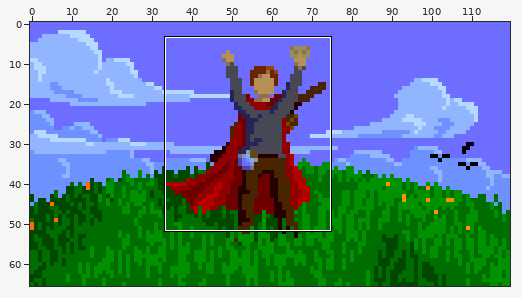
File history of a sprite sheet, assets/win_screen.png. Above: a wide view before the commit, with the close-up outlined.
Close-up. Before the edit:
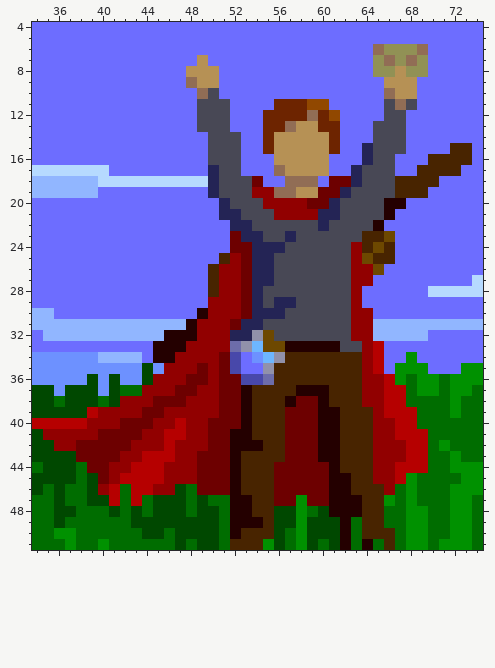
The file is 120x66 pixels. Shown: x 34..74, y 4..51.
New version:
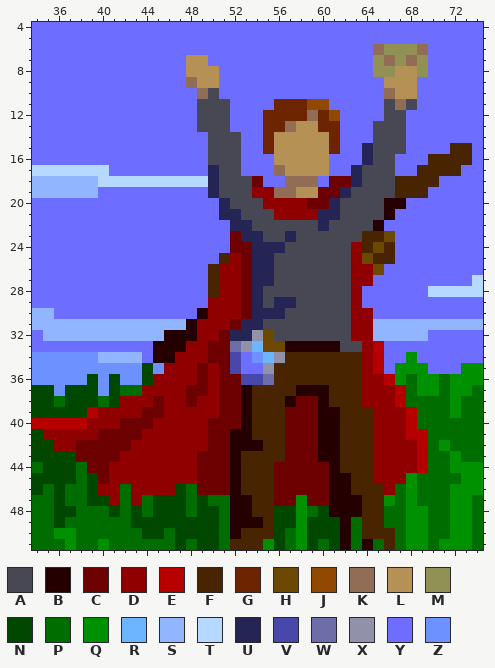
Palette (. is transparent): A #484855  B #240000  C #6d0000  D #910000  E #b60000  F #482400  G #6d2400  H #6d4800  J #914800  K #916d55  L #b69155  M #919155  N #004800  P #006d00  Q #009100  R #6db6ff  S #91b6ff  T #b6daff  U #242455  V #4848aa  W #6d6daa  X #9191aa  Y #6d6dff  Z #6d91ff
The author wrote: Improve win screen image Also fixed an outdated reference to "Baron Zhev".
What changed:
Changed rows in their new state; - is an unchanged pixel.
first column x 48:
 7 L--------------------
 8 --------------------L
first column x 41:
32 ----------C-----------------
33 ---------CC-----------------
34 ---------C------------------
36 -------D--------------------
37 ------D-C----------------D--
38 -----DDC-----------------D--
39 -------------------------DD-
40 ------D-------------------D-
41 -----DD-------------------D-
42 -----D---------------------D
43 ---DDD---------------------D
44 --DDD---------------------DD
45 -DDDD---------------------D-
46 D-DD------------------------
47 D-D-------------------------
